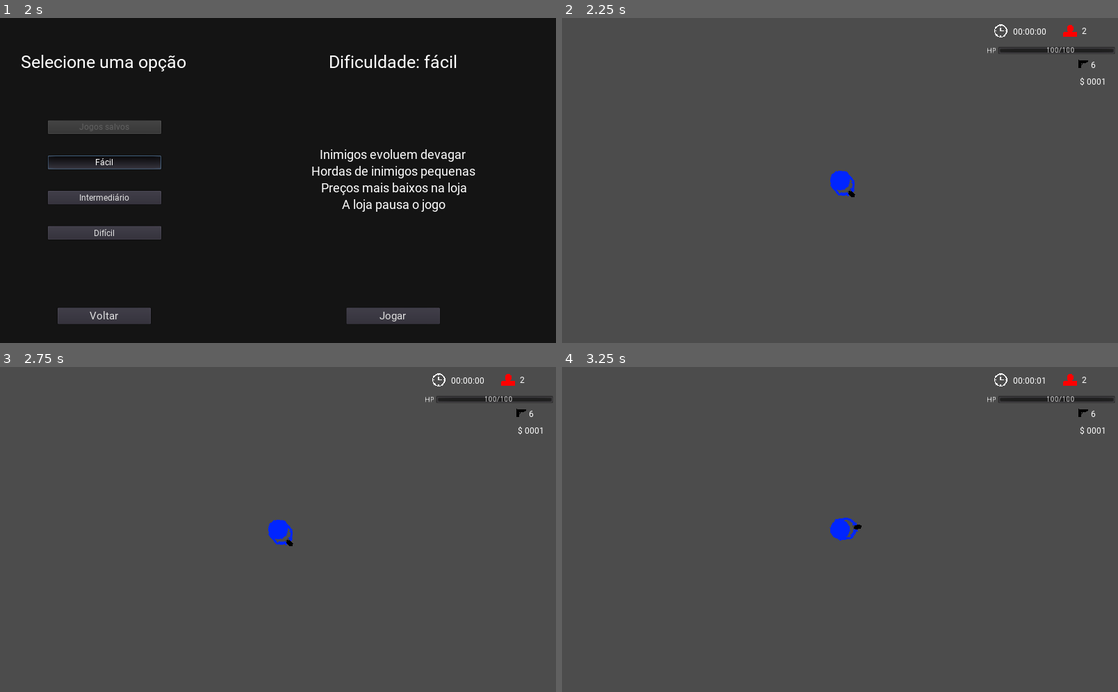
Above: before the commit, frames 1-4 (two rows, left to right).
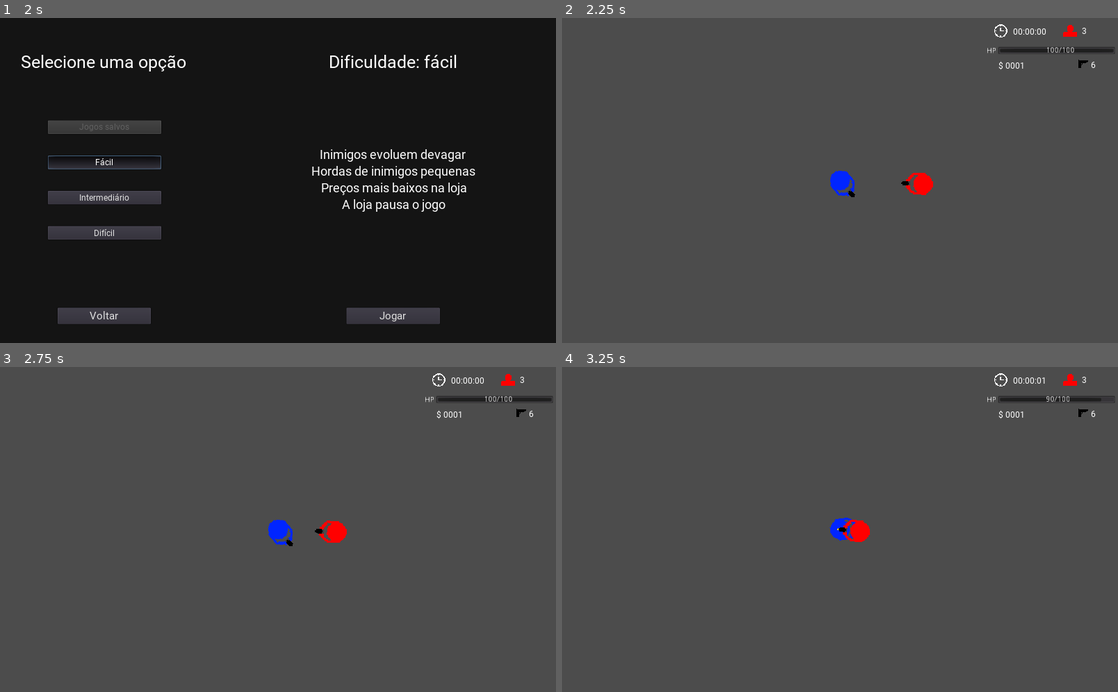
Above: after the commit, the same moments.

Repository: GregorioFornetti/Zigmor
Game: Godot game, scene res://Scenes_and_scripts/Interfaces/Menus/Main_menu.tscn
Two runs of this game, one before a commit and one after it. Both use one fixed random seed, a clock stepped at 60 frames per second and the inputs below.
Inputs (mouse positions are in pixels of both pictures, inside the frame that each line leads up to):
- Up to frame 1 (2 s): click "Jogar" at 0.5 s; click "Fácil" at 1.25 s
- Up to frame 2 (2.25 s): click "Jogar" at 2 s
- Up to frame 3 (2.75 s): no input
- Up to frame 4 (3.25 s): move the mouse to (962, 513) at 2.77 s; hold Right (ui_right) from 2.78 s (still down); hold 1 (change_weapon_to_pistol) from 2.78 s (still down)

Frame 1 is identical in both runs. In frame 2, 0.3% of the frame differs, in the area x 61-98%, y 3-55%; in frame 3, 0.3%; in frame 4, 0.4%, in the area x 49-99%, y 3-54%.

Commit message:
interface
- Reloading bar no centro (perto do player)
- Healthbar dos inimigos estaticas

Diff:
--- a/Scenes_and_scripts/Enemies/Enemy_base.gd
+++ b/Scenes_and_scripts/Enemies/Enemy_base.gd
@@ -12,6 +12,13 @@
 
 func on_ready():
 	pass
+
+func on_process(delta):
+	pass
+
+func _process(delta):
+	healthbar.set_rotation(-rotation)
+	on_process(delta)
 
 func _ready():
 	var enemies_spawner = get_parent().get_node("Enemies_spawner")
--- a/Scenes_and_scripts/Enemies/Pistol_enemy.gd
+++ b/Scenes_and_scripts/Enemies/Pistol_enemy.gd
@@ -8,7 +8,7 @@
 	set_default_attributes(20, 90, 5, 20)
 	set_default_range()
 
-func _process(delta):
+func on_process(delta):
 	movimentation(delta)
 	set_default_rotation()
 
--- a/Scenes_and_scripts/Enemies/Pistol_enemy.tscn
+++ b/Scenes_and_scripts/Enemies/Pistol_enemy.tscn
@@ -52,21 +52,26 @@
 shape = SubResource( 3 )
 
 [node name="CollisionShape2D" parent="Range" index="0"]
-position = Vector2( 0.132439, 0 )
+position = Vector2( -0.497505, 0.629963 )
 shape = SubResource( 4 )
 
 [node name="HealthBar" parent="." index="5"]
-margin_left = -42.5092
-margin_top = 21.3446
-margin_right = 42.4908
-margin_bottom = 35.3446
+anchor_left = 0.5
+anchor_top = 0.5
+anchor_right = 0.5
+anchor_bottom = 0.5
+margin_left = -42.5
+margin_top = -58.0
+margin_right = 42.5
+margin_bottom = -44.0
+rect_pivot_offset = Vector2( 42.5, 58 )
 
-[node name="Weapon_pos" parent="." index="8"]
+[node name="ShootAnimation" type="AnimationPlayer" parent="." index="8"]
+playback_speed = 5.0
+anims/Shoot = SubResource( 5 )
+
+[node name="Weapon_pos" parent="." index="9"]
 position = Vector2( 0, -40 )
 scale = Vector2( 2, 2 )
 
-[node name="ShootAnimation" type="AnimationPlayer" parent="." index="9"]
-playback_speed = 5.0
-anims/Shoot = SubResource( 5 )
-
 [connection signal="body_entered" from="Hurtbox" to="." method="_on_Hurtbox_body_entered"]
--- a/Scenes_and_scripts/Enemies/Shotgun_enemy.gd
+++ b/Scenes_and_scripts/Enemies/Shotgun_enemy.gd
@@ -11,7 +11,7 @@
 	angle = deg2rad(angle)
 	set_default_range()
 
-func _process(delta):
+func on_process(delta):
 	movimentation(delta)
 	set_default_rotation()
 
--- a/Scenes_and_scripts/Enemies/Shotgun_enemy.tscn
+++ b/Scenes_and_scripts/Enemies/Shotgun_enemy.tscn
@@ -43,10 +43,11 @@
 shape = SubResource( 4 )
 
 [node name="HealthBar" parent="." index="5"]
-margin_left = -42.3544
-margin_top = 21.3203
-margin_right = 42.6456
-margin_bottom = 35.3203
+margin_left = -42.0
+margin_top = -58.0
+margin_right = 43.0
+margin_bottom = -44.0
+rect_pivot_offset = Vector2( 42, 58 )
 
 [node name="Timer_shoot" parent="." index="7"]
 wait_time = 2.5
--- a/Scenes_and_scripts/Interfaces/Interface.gd
+++ b/Scenes_and_scripts/Interfaces/Interface.gd
@@ -4,7 +4,7 @@
 onready var ammo_info_label = $Top_right_interface/Center_container/Weapon_status_box/Ammo_info
 onready var health_bar = $Top_right_interface/Center_container/Player_status_box/HealthBar
 onready var health_bar_label = $Top_right_interface/Center_container/Player_status_box/HealthBar/HealthInfo
-onready var reload_bar = $Top_right_interface/Center_container/Weapon_status_box/ReloadBar
+onready var reload_bar = $ReloadBar
 onready var time_label = $Top_right_interface/Top_container/Time_box/Time_label
 onready var enemy_label = $Top_right_interface/Top_container/Enemy_box/Enemy_label
 var qnt_enemies_alive = 0
--- a/Scenes_and_scripts/Interfaces/Interface.tscn
+++ b/Scenes_and_scripts/Interfaces/Interface.tscn
@@ -12,10 +12,10 @@
 [sub_resource type="DynamicFont" id=2]
 font_data = ExtResource( 3 )
 
+[sub_resource type="DynamicFont" id=4]
+font_data = ExtResource( 3 )
+
 [sub_resource type="DynamicFont" id=3]
-font_data = ExtResource( 3 )
-
-[sub_resource type="DynamicFont" id=4]
 font_data = ExtResource( 3 )
 
 [node name="Interface" type="CanvasLayer"]
@@ -99,6 +99,21 @@
 anchor_bottom = 0.5
 margin_top = -24.0
 margin_bottom = 24.0
+__meta__ = {
+"_edit_use_anchors_": false
+}
+
+[node name="Money_label" type="Label" parent="Top_right_interface/Center_container"]
+anchor_left = 0.5
+anchor_top = 1.0
+anchor_right = 0.5
+anchor_bottom = 1.0
+margin_left = -94.0
+margin_top = -18.0
+margin_right = 36.0
+margin_bottom = 1.0
+custom_fonts/font = SubResource( 4 )
+text = "$ 0001"
 __meta__ = {
 "_edit_use_anchors_": false
 }
@@ -175,21 +190,32 @@
 "_edit_use_anchors_": false
 }
 
-[node name="ReloadBar" type="ProgressBar" parent="Top_right_interface/Center_container/Weapon_status_box"]
-anchor_left = 0.5
-anchor_top = 0.5
-anchor_right = 0.5
-anchor_bottom = 0.5
-margin_left = -94.5
-margin_top = -8.5
-margin_right = 32.5
-margin_bottom = 8.5
+[node name="Bottom_container" type="Control" parent="Top_right_interface"]
+anchor_top = 1.0
+anchor_right = 1.0
+anchor_bottom = 1.0
+margin_left = -0.296447
+margin_top = -48.0
+margin_right = -0.296448
+__meta__ = {
+"_edit_use_anchors_": false
+}
+
+[node name="ReloadBar" type="ProgressBar" parent="."]
+anchor_left = 0.5
+anchor_top = 0.5
+anchor_right = 0.5
+anchor_bottom = 0.5
+margin_left = -63.5
+margin_top = -50.5
+margin_right = 63.5
+margin_bottom = -33.5
 percent_visible = false
 __meta__ = {
 "_edit_use_anchors_": false
 }
 
-[node name="Title" type="Label" parent="Top_right_interface/Center_container/Weapon_status_box/ReloadBar"]
+[node name="Title" type="Label" parent="ReloadBar"]
 margin_left = 30.0626
 margin_top = 1.66455
 margin_right = 104.063
@@ -198,26 +224,3 @@
 __meta__ = {
 "_edit_use_anchors_": false
 }
-
-[node name="Bottom_container" type="Control" parent="Top_right_interface"]
-anchor_top = 1.0
-anchor_right = 1.0
-anchor_bottom = 1.0
-margin_left = 0.264832
-margin_top = -48.0
-margin_right = 0.264832
-__meta__ = {
-"_edit_use_anchors_": false
-}
-
-[node name="Money_label" type="Label" parent="Top_right_interface/Bottom_container"]
-anchor_right = 1.0
-margin_top = 12.0
-margin_right = -23.0
-margin_bottom = 31.0
-custom_fonts/font = SubResource( 4 )
-text = "$ 0001"
-align = 2
-__meta__ = {
-"_edit_use_anchors_": false
-}
--- a/Scenes_and_scripts/Testing_map.tscn
+++ b/Scenes_and_scripts/Testing_map.tscn
@@ -1,7 +1,8 @@
-[gd_scene load_steps=4 format=2]
+[gd_scene load_steps=5 format=2]
 
 [ext_resource path="res://Scenes_and_scripts/Interfaces/Interface.tscn" type="PackedScene" id=1]
 [ext_resource path="res://Scenes_and_scripts/Player/Player.tscn" type="PackedScene" id=2]
+[ext_resource path="res://Scenes_and_scripts/Enemies/Pistol_enemy.tscn" type="PackedScene" id=3]
 [ext_resource path="res://Scenes_and_scripts/Spawner/Enemies_spawner.tscn" type="PackedScene" id=5]
 
 [node name="Testing_map" type="Node2D"]
@@ -11,3 +12,8 @@
 [node name="Enemies_spawner" parent="." instance=ExtResource( 5 )]
 
 [node name="Player" parent="." instance=ExtResource( 2 )]
+
+[node name="Pistol_enemy" parent="." instance=ExtResource( 3 )]
+position = Vector2( 169.706, 7.07106 )
+collision_layer = 2
+collision_mask = 6
